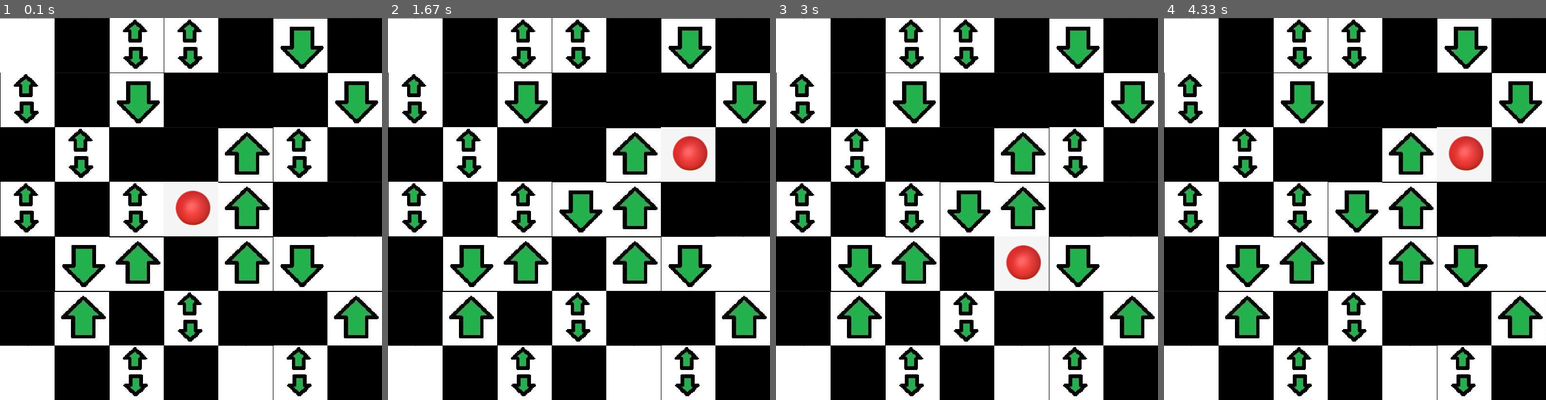
Above: before the commit, frames 1-4 (left to right).
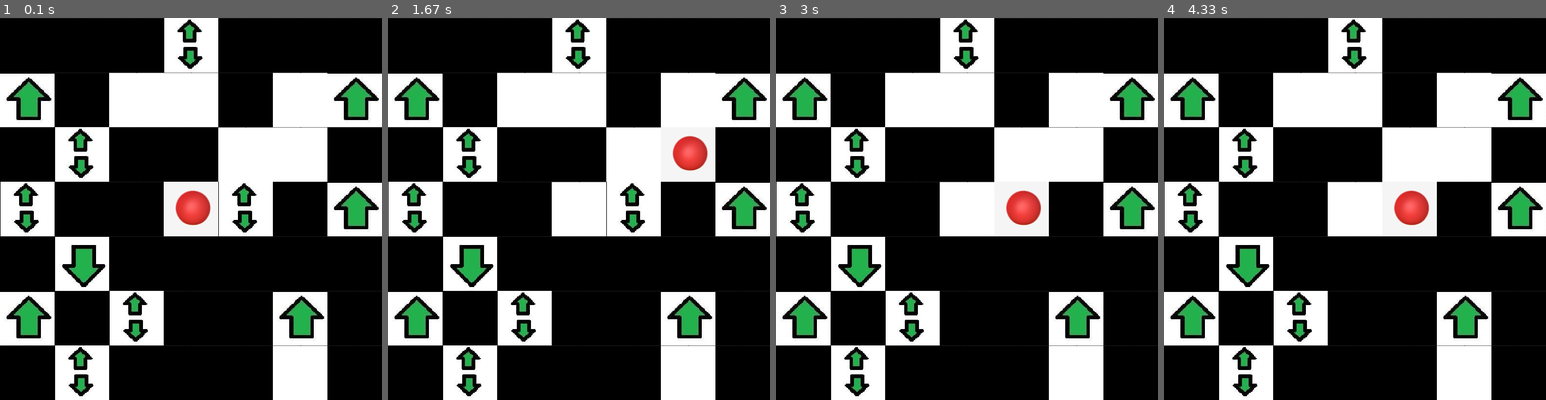
Above: after the commit, the same moments.

Repository: alain2op/maze-pygame
Game: pygame game, started from main.py
Two runs of this game, one before a commit and one after it. Both use one fixed random seed, a clock stepped at 60 frames per second and the inputs below.
Inputs:
- Up to frame 1 (0.1 s): no input
- Up to frame 2 (1.67 s): hold Right 0.33-0.8 s; hold Up 0.83-1.3 s; hold Right from 1.33 s (still down)
- Up to frame 3 (3 s): release Right at 1.8 s; hold Left 1.83-2.37 s; hold Down 2.4-2.87 s; hold Left from 2.9 s (still down)
- Up to frame 4 (4.33 s): release Left at 3.37 s; hold Up 3.4-3.87 s; hold Right from 3.9 s (still down)

The runs differ from the first frame. In frame 1, 43% of the frame differs, in the area x 0-100%, y 0-100%; in frame 2, 43%; in frame 3, 44%; in frame 4, 44%.

Commit message:
basic 3d game completed with variable floors, ui and collectibles left

Diff:
--- a/maze.py
+++ b/maze.py
@@ -39,7 +39,7 @@
         neighbors.append(maze[floor, col - 1,row])
     if floor > 0:
         neighbors.append(maze[floor - 1, col,row])
-    if floors < floors - 1:
+    if floor < floors - 1:
         neighbors.append(maze[floor + 1, col,row])
     if row < rows - 1:
         neighbors.append(maze[floor, col,row+1])
@@ -196,6 +196,7 @@
                 #loop ends if finally tile_checker is true
                 if(tile_checker(maze,tile)):
                     probs=probs_change(probs,inc,moves)
+                    print(probs)
                     solution.write(translator(choice))
                     solution.write("\n")
                     break
@@ -206,6 +207,7 @@
                     tile[0]-=choice[0]
                     tile[1]-=choice[1]
                     tile[2]-=choice[2]
+    print("\n------------end---------------\n")
     solution.close()
     return maze
 def maze_generator(size,floors):
@@ -238,23 +240,29 @@
     path=np.copy(maze)
     for i in range(ITERATIONS):
         zeros=np.where(maze==0)
-        poss_moves=[0,1,2,3,4,5]
+        poss_moves=[0,0,0,1,2,2,2,3,4,4,4,5,5,5]
         rand_zero=random.randint(0,zeros[0].size-1)
         tile=np.array([zeros[0][rand_zero],zeros[1][rand_zero],zeros[2][rand_zero]])
-        if((tile[0]/(size-1)==0 or tile[0]/(size-1)==1) and (tile[1]/(size-1)==0 or tile[1]/(size-1)==1) and (tile[2]/(floors-1)==0 or tile[2]/(floors-1)==1)):
+        if((tile[2]/(size-1)==0 or tile[2]/(size-1)==1) and (tile[1]/(size-1)==0 or tile[1]/(size-1)==1) and (tile[0]/(floors-1)==0 or tile[0]/(floors-1)==1)):
             continue
         if(tile[0]/(floors-1)==0):
-            poss_moves.remove(3)
+            while 3 in poss_moves:
+                poss_moves.remove(3)
         if(tile[0]/(floors-1)==1):
-            poss_moves.remove(1)
+            while 1 in poss_moves:
+                poss_moves.remove(1)
         if(tile[1]/(size-1)==1):
-            poss_moves.remove(0)
+            while 0 in poss_moves:
+                poss_moves.remove(0)
         if(tile[1]/(size-1)==0):
-            poss_moves.remove(2)
+            while 2 in poss_moves:
+                poss_moves.remove(2)
         if(tile[2]/(size-1)==0):
-            poss_moves.remove(5)
+            while 5 in poss_moves:
+                poss_moves.remove(5)
         if (tile[2]/(size-1)==1):
-            poss_moves.remove(4)
+            while 4 in poss_moves:
+                poss_moves.remove(4)
         while(len(poss_moves)>0):
             move=random.choice(poss_moves)
             tile+=moves[move]
--- a/path.txt
+++ /dev/null
@@ -1,17 +0,0 @@
-D
-D
-L
-L
-U
-U
-F
-L
-U
-U
-R
-C
-U
-L
-C
-L
-L
